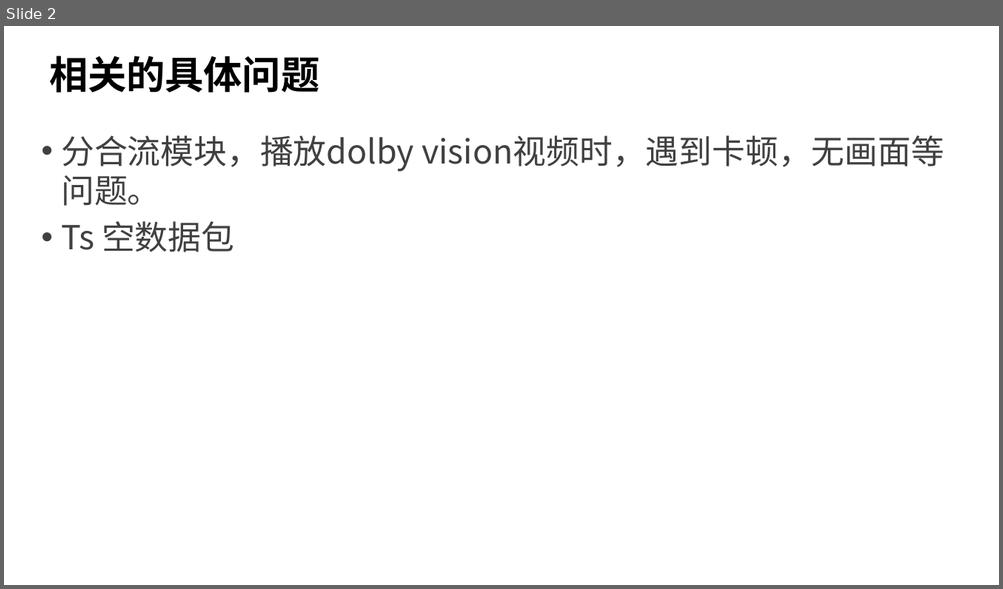
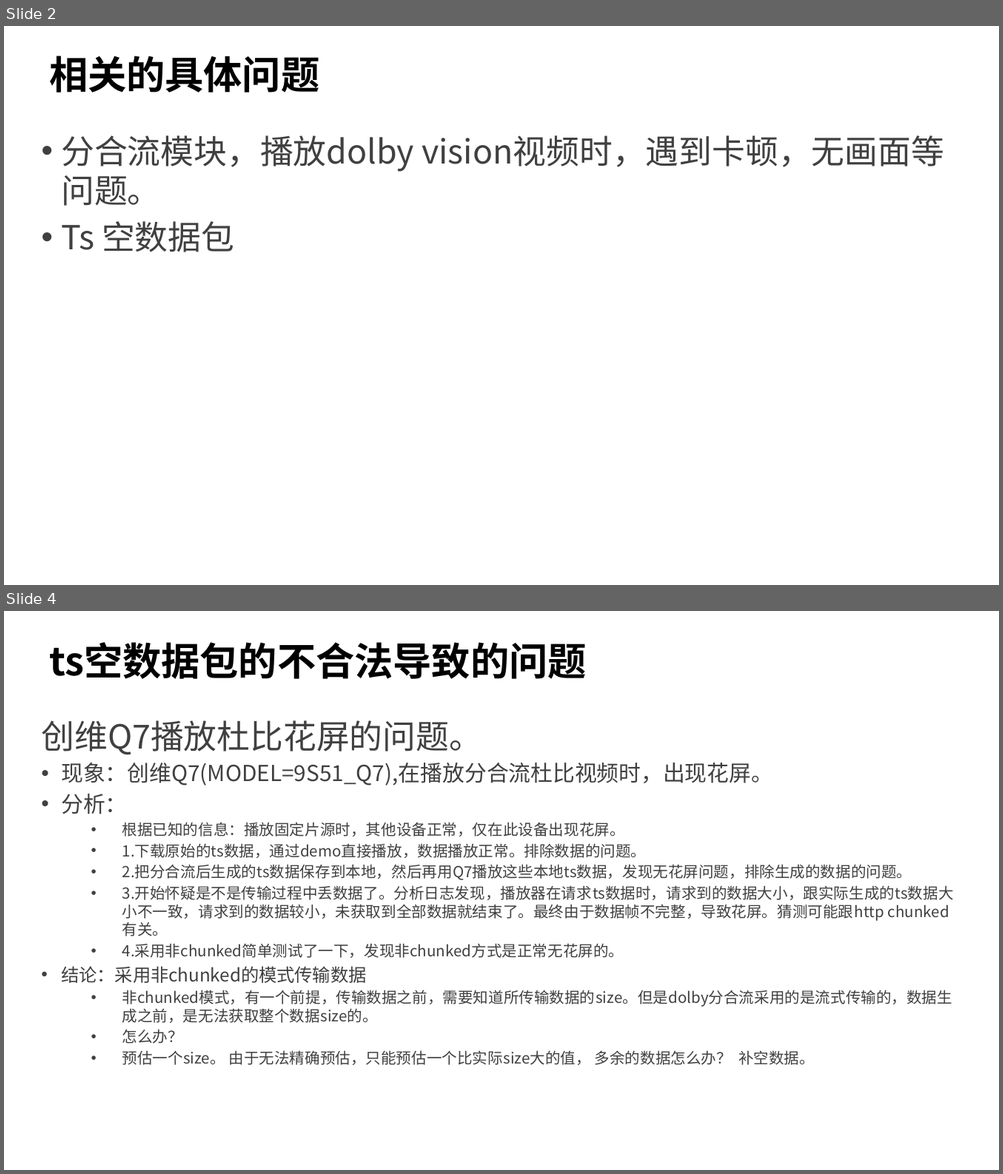
Before and after one commit to byrgyj/Document, a slide deck: ISO_IEC_Document/mpegts/ppt/Mpegts 协议简介.pptx. Shown one above the other, each under a label of ours: slide 2 before the commit, slides 2 and 4 after it; the slides between them are not shown. The pictures are 1003x589 and 1003x1174 pixels, drawn with LibreOffice and Linux fonts; fonts in the diff are those of the drawing; background and template pictures are left out. Boxes give left, top, right and bottom in pixels: in the first picture for what was removed or moved away, otherwise in the second. Text is boxed around its words. In the diff, an @@ line names an element or a change of style, - is before the commit and + after.

Commit message:
ppt  modify

```diff
--- a/ISO_IEC_Document/mpegts/ppt/Mpegts 协议简介.pptx
+++ b/ISO_IEC_Document/mpegts/ppt/Mpegts 协议简介.pptx
@@ slide 4 added at bbox=[4, 611, 999, 1170], background picture (left out) @@
@@ title added at bbox=[49, 642, 586, 679], 28 pt, text #000000, bold @@
+ts空数据包的不合法导致的问题
@@ text added at bbox=[41, 721, 953, 1065], 11 pt, text #404040 @@
+创维Q7播放杜比花屏的问题。
+• 现象：创维Q7(MODEL=9S51_Q7),在播放分合流杜比视频时，出现花屏。
+• 分析：
+  • 根据已知的信息：播放固定片源时，其他设备正常，仅在此设备出现花屏。
+  • 1.下载原始的ts数据，通过demo直接播放，数据播放正常。排除数据的问题。
+  • 2.把分合流后生成的ts数据保存到本地，然后再用Q7播放这些本地ts数据，发现无花屏问题，排除生成的数据的问题。
+  • 3.开始怀疑是不是传输过程中丢数据了。分析日志发现，播放器在请求ts数据时，请求到的数据大小，跟实际生成的ts数据大小不一致，请求到的数据较小，未获取到全部数据就结束了。最终由于数据帧不完整，导致花屏。猜测可能跟http chunked有关。
+  • 4.采用非chunked简单测试了一下，发现非chunked方式是正常无花屏的。
+• 结论：采用非chunked的模式传输数据
+  • 非chunked模式，有一个前提，传输数据之前，需要知道所传输数据的size。但是dolby分合流采用的是流式传输的，数据生成之前，是无法获取整个数据size的。
+  • 怎么办？
+  • 预估一个size。 由于无法精确预估，只能预估一个比实际size大的值， 多余的数据怎么办？ 补空数据。
```
Also in this commit, not shown: 7 other slides added, 1 slide removed, 6 other files.
